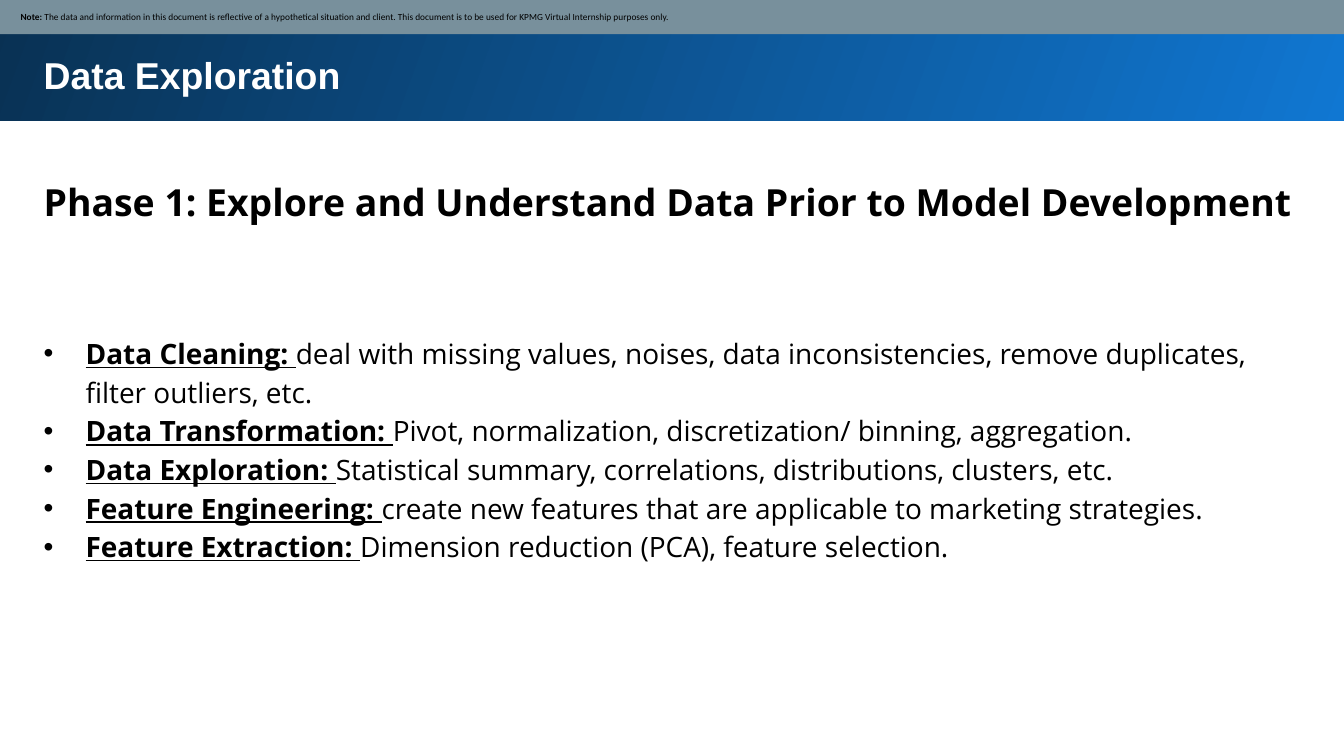
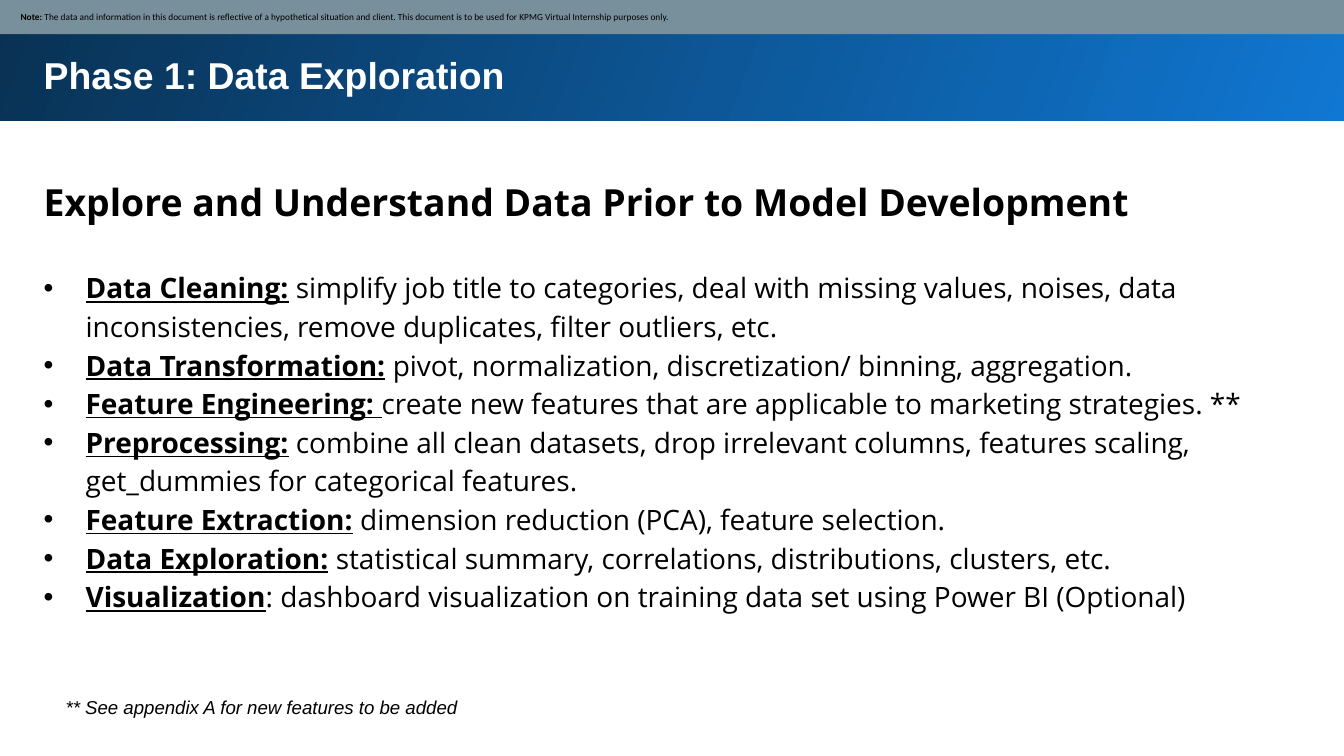
Before and after one commit to Navyhoang/KPMG_Virtual_Internship_Challenge, a slide deck: slide 5 of Documents/Module_2_Project_Plan.pptx (slide 4 before the commit). Drawn at 1344x756 pixels with LibreOffice and Linux fonts; fonts in the diff are those of the drawing. Boxes give left, top, right and bottom in pixels: in the first picture for what was removed or moved away, otherwise in the second. Text is boxed around its words. In the diff, an @@ line names an element or a change of style, - is before the commit and + after.

```diff
--- a/Documents/Module_2_Project_Plan.pptx
+++ b/Documents/Module_2_Project_Plan.pptx
@@ text at (x1=44, y1=62, x2=504, y2=97): text changed @@
-Data Exploration
+Phase 1: Data Exploration
@@ text at (x1=44, y1=187, x2=1128, y2=225): text changed @@
-Phase 1: Explore and Understand Data Prior to Model Development
+Explore and Understand Data Prior to Model Development
@@ text at (x1=86, y1=276, x2=1203, y2=614): text changed @@
-• Data Cleaning: deal with missing values, noises, data inconsistencies, remove duplicates, filter outliers, etc.
-• Data Transformation: Pivot, normalization, discretization/ binning, aggregation.
-• Data Exploration: Statistical summary, correlations, distributions, clusters, etc.
-• Feature Engineering: create new features that are applicable to marketing strategies.
-• Feature Extraction: Dimension reduction (PCA), feature selection.
+• Data Cleaning: simplify job title to categories, deal with missing values, noises, data inconsistencies, remove duplicates, filter outliers, etc.
+• Data Transformation: pivot, normalization, discretization/ binning, aggregation.
+• Feature Engineering: create new features that are applicable to marketing strategies. **
+• Preprocessing: combine all clean datasets, drop irrelevant columns, features scaling, get_dummies for categorical features.
+• Feature Extraction: dimension reduction (PCA), feature selection.
+• Data Exploration: statistical summary, correlations, distributions, clusters, etc.
+• Visualization: dashboard visualization on training data set using Power BI (Optional)
@@ text added at (x1=85, y1=700, x2=457, y2=718), 10 pt, text #000000, italic @@
+** See appendix A for new features to be added
```
Also in this commit, not shown: 3 other slides changed, 2 slides added, 1 slide removed, 6 other files.
